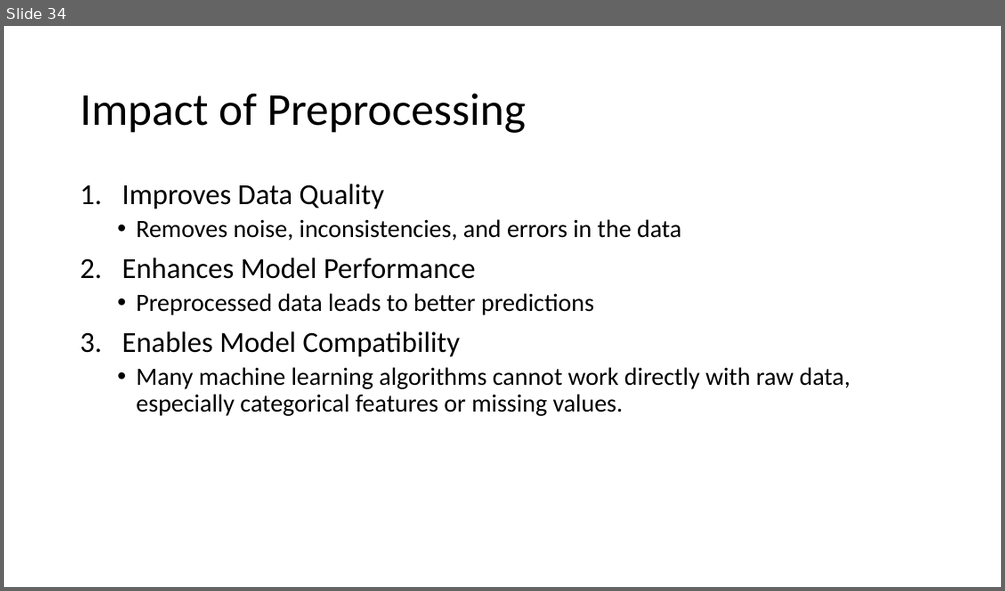
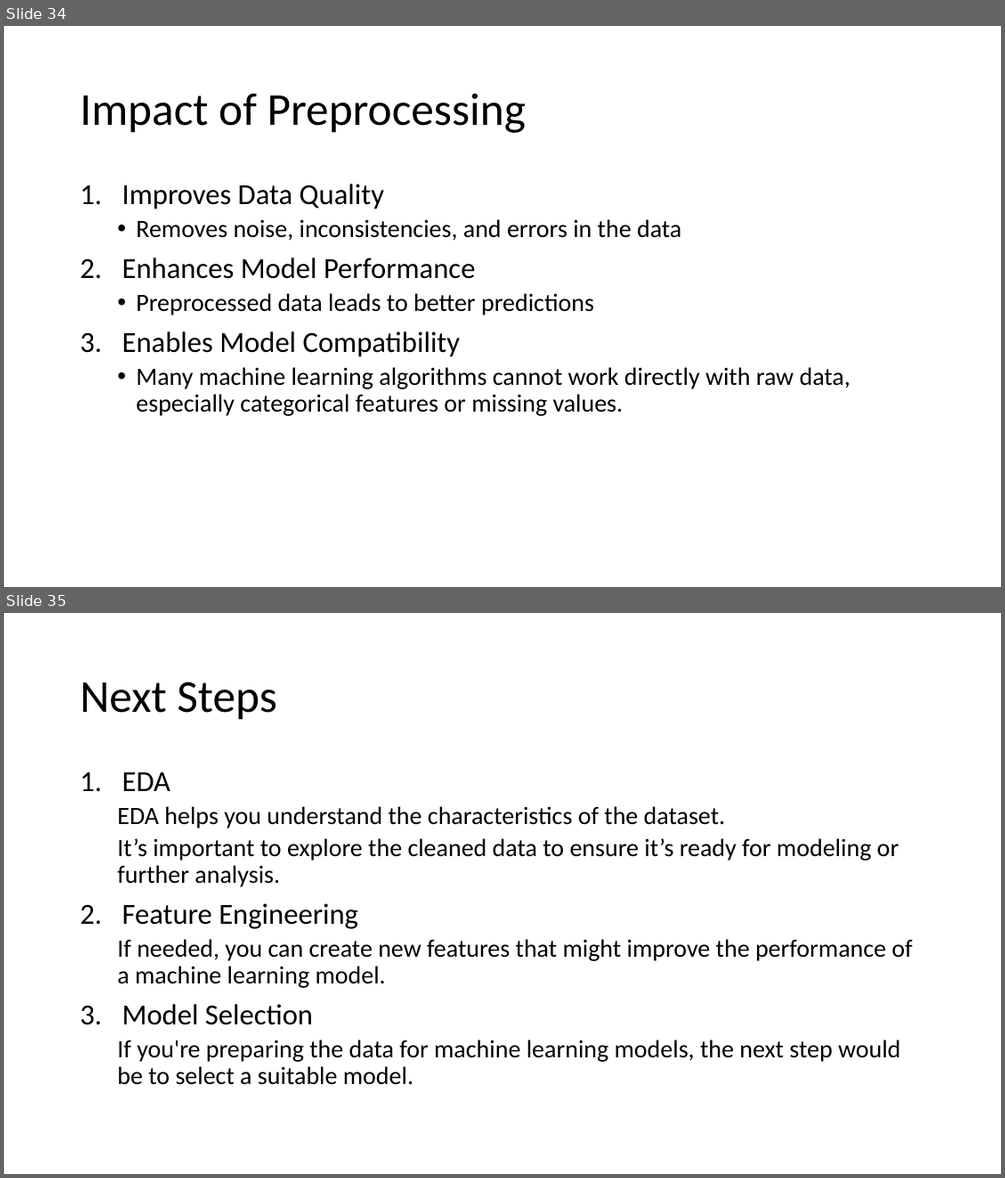
Before and after one commit to TAS-8/Data-Preprocessing, a slide deck: Data Preprocessing.pptx. Shown one above the other, each under a label of ours: slide 34 before the commit, slides 34 and 35 after it. The pictures are 1005x591 and 1005x1178 pixels, drawn with LibreOffice and Linux fonts; fonts in the diff are those of the drawing. Boxes give left, top, right and bottom in pixels: in the first picture for what was removed or moved away, otherwise in the second. Text is boxed around its words. In the diff, an @@ line names an element or a change of style, - is before the commit and + after.

```diff
--- a/Data Preprocessing.pptx
+++ b/Data Preprocessing.pptx
@@ slide 35 added at (4,613,1001,1174), background #FFFFFF @@
@@ title added at (80,682,277,720), 44 pt, text #000000 @@
+Next Steps
@@ text added at (117,772,912,1085), 24 pt, text #000000 @@
+1. EDA
+  EDA helps you understand the characteristics of the dataset.
+  It’s important to explore the cleaned data to ensure it’s ready for modeling or further analysis.
+2. Feature Engineering
+  If needed, you can create new features that might improve the performance of a machine learning model.
+3. Model Selection
+  If you're preparing the data for machine learning models, the next step would be to select a suitable model.
```
Also in this commit, not shown: 6 slides changed, 1 other file.
